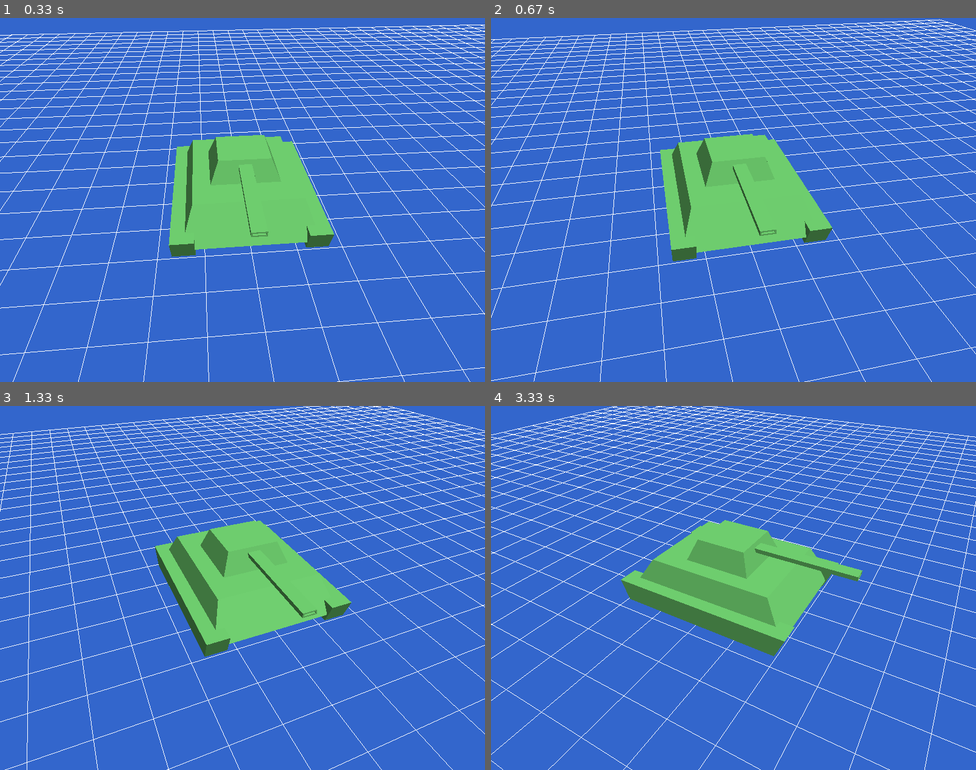
Above: before the commit, frames 1-4 (two rows, left to right).
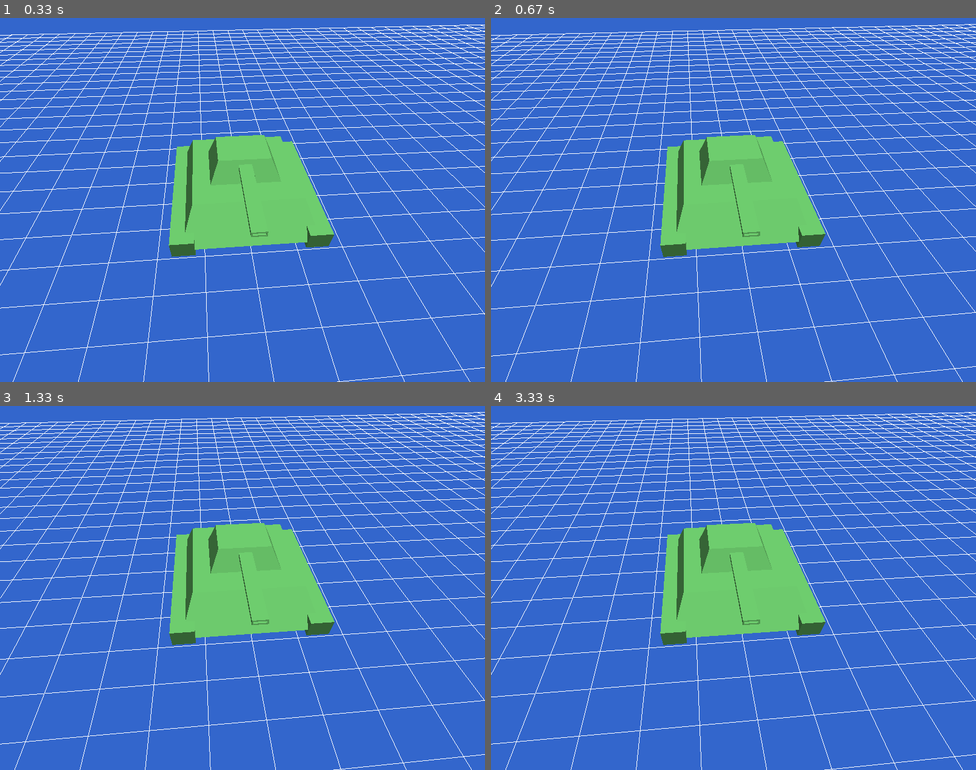
Above: after the commit, the same moments.

Repository: antonioam82/tank_controller
Game: pygame game, started from tank_demo_c.py
The game is run twice, just before and just after one commit, with the same random seed, the same clock (stepped at 60 frames per second) and the same inputs.
Inputs:
- Up to frame 1 (0.33 s): no input
- Up to frame 2 (0.67 s): tap S at 0.33 s
- Up to frame 3 (1.33 s): no input
- Up to frame 4 (3.33 s): no input

Frame 1 is identical in both runs. In frame 2, 12% of the frame differs, in the area x 0-100%, y 0-100%; in frame 3, 14%; in frame 4, 17%.

Commit message:
Definido método de de rotación con tecla 's' y creada función 'draw_model()' para simplificar código

Diff:
--- a/tank_demo_c.py
+++ b/tank_demo_c.py
@@ -64,6 +64,15 @@
     line_vertices = np.array(line_data, dtype=np.float32)
     return upload(line_vertices), len(line_vertices) // 3
 
+def draw_model(pos_vbo,nrm_vbo,m_count):
+    glEnable(GL_LIGHTING)
+    glEnableClientState(GL_NORMAL_ARRAY)
+    glBindBuffer(GL_ARRAY_BUFFER, pos_vbo)
+    glVertexPointer(3, GL_FLOAT, 0, None)
+    glBindBuffer(GL_ARRAY_BUFFER, nrm_vbo)
+    glNormalPointer(GL_FLOAT, 0, None)
+    glDrawArrays(GL_TRIANGLES, 0, m_count)
+
 
 if __name__ == "__main__":
     pygame.init()
@@ -115,6 +124,7 @@
 
     angle = 0.0
     clock = pygame.time.Clock()
+    rotating = True
 
     running = True
     while running:
@@ -125,6 +135,9 @@
                 if event.key == pygame.K_ESCAPE:
                     running = False
 
+                elif event.key == pygame.K_s:
+                    rotating = not rotating
+
         glClear(GL_COLOR_BUFFER_BIT | GL_DEPTH_BUFFER_BIT)
 
         # CÁMARA: alejar, inclinar y luego girar la escena
@@ -133,7 +146,11 @@
         glRotatef(35.0, 1.0, 0.0, 0.0)
         glLightfv(GL_LIGHT0, GL_POSITION, (0.3, 1.0, 0.5, 0.0))   # luz fija en el mundo
         glRotatef(angle, 0, 1, 0)
-        angle += 0.3
+
+        if rotating:
+            angle += 0.3
+        else:
+            angle += 0.0
 
         # --- GRID (sin iluminación) ---
         glDisable(GL_LIGHTING)
@@ -145,7 +162,7 @@
 
         # --- MODELOS (relleno, iluminado) ---
 
-        # RESTO TANAQUE
+        '''# RESTO TANAQUE
         glEnable(GL_LIGHTING)
         glEnableClientState(GL_NORMAL_ARRAY)
         glPushMatrix()
@@ -167,7 +184,18 @@
         glDrawArrays(GL_TRIANGLES, 0, model_count2)
         glPopMatrix()
 
+        glPopMatrix()'''
+
+        # ----------- SUSTITUYE A BLOQUE DE ARRIBA -----------
+        glPushMatrix()
+        glTranslatef(0.0, ground, 0.0)
+        glColor3f(0.35, 0.65, 0.35)
+        draw_model(model_pos_vbo,model_nrm_vbo,model_count)
+        glPushMatrix()
+        draw_model(model_pos_vbo2,model_nrm_vbo2,model_count2)
         glPopMatrix()
+        glPopMatrix()
+        # ----------------------------------------------------
 
         glDisableClientState(GL_NORMAL_ARRAY)
         glDisableClientState(GL_VERTEX_ARRAY)
